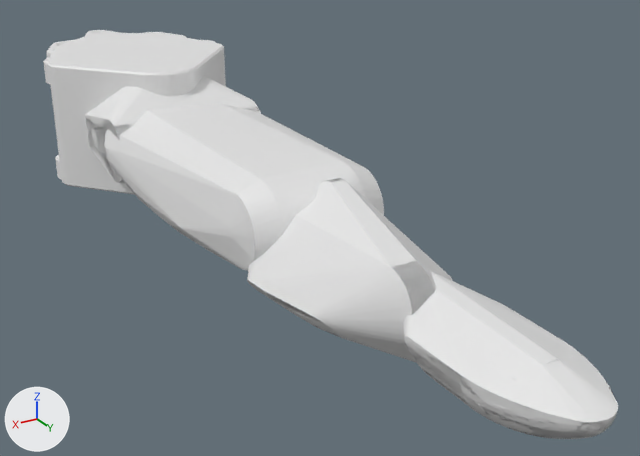
One commit to the Blender file blender_files/rds_finger.blend: the scene before it, then after it.
Camera for both pictures: a camera (50 mm lens) standing at (3.3, 10.3, 3.42) and looking at (-0.47, 4.01, 0.28). Arrows for +X, +Y and +Z are at lower left; the lights stay in place. The first picture is the older version.

The first picture shows 'col_base_link', 'col_distal_phalanx', 'col_mcp_link', 'col_middle_phalanx', 'col_proximal_phalanx', 'distal_phalanx', 'mcp_link', 'middle_phalanx' and 2 more.
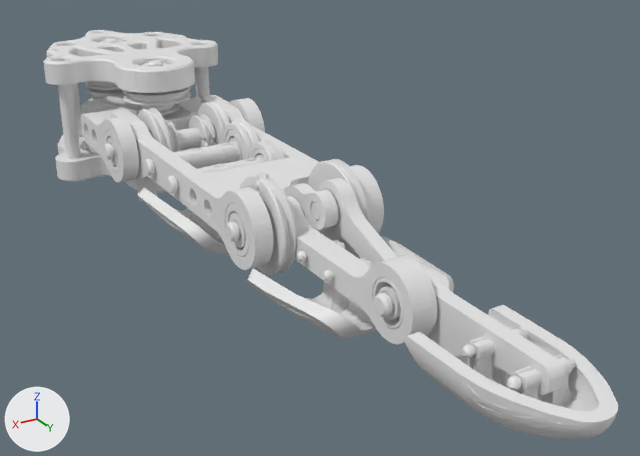
Location of each change, [x1, y1, x2, y2] in pixels of the pictures (640 x 456 px):
'col_proximal_phalanx', hidden: before [104, 103, 384, 271]
'col_middle_phalanx', hidden: before [247, 180, 453, 363]
'col_distal_phalanx', hidden: before [403, 271, 618, 439]
'col_base_link', hidden: before [48, 32, 226, 195]
'col_mcp_link', hidden: before [85, 76, 259, 183]
'proximal_phalanx', unchanged, uncovered by the edit: before [104, 109, 369, 269]; after [104, 96, 384, 275]
'distal_phalanx', unchanged, uncovered by the edit: before [404, 336, 618, 439]; after [404, 269, 618, 439]
'middle_phalanx', unchanged, uncovered by the edit: before [247, 178, 435, 344]; after [247, 178, 468, 365]
'base_link', unchanged, uncovered by the edit: before [43, 30, 216, 180]; after [43, 30, 218, 193]

What the commit changed:
Object 'col_proximal_phalanx' (ob_col_proximal_phalanx) is now hidden.
Object 'col_middle_phalanx' (ob_col_middle_phalanx) is now hidden.
Object 'col_mcp_link' (ob_col_mcp_link) is now hidden.
Object 'col_distal_phalanx' (ob_col_distal_phalanx) is now hidden.
Object 'col_base_link' (ob_col_base_link) is now hidden.
